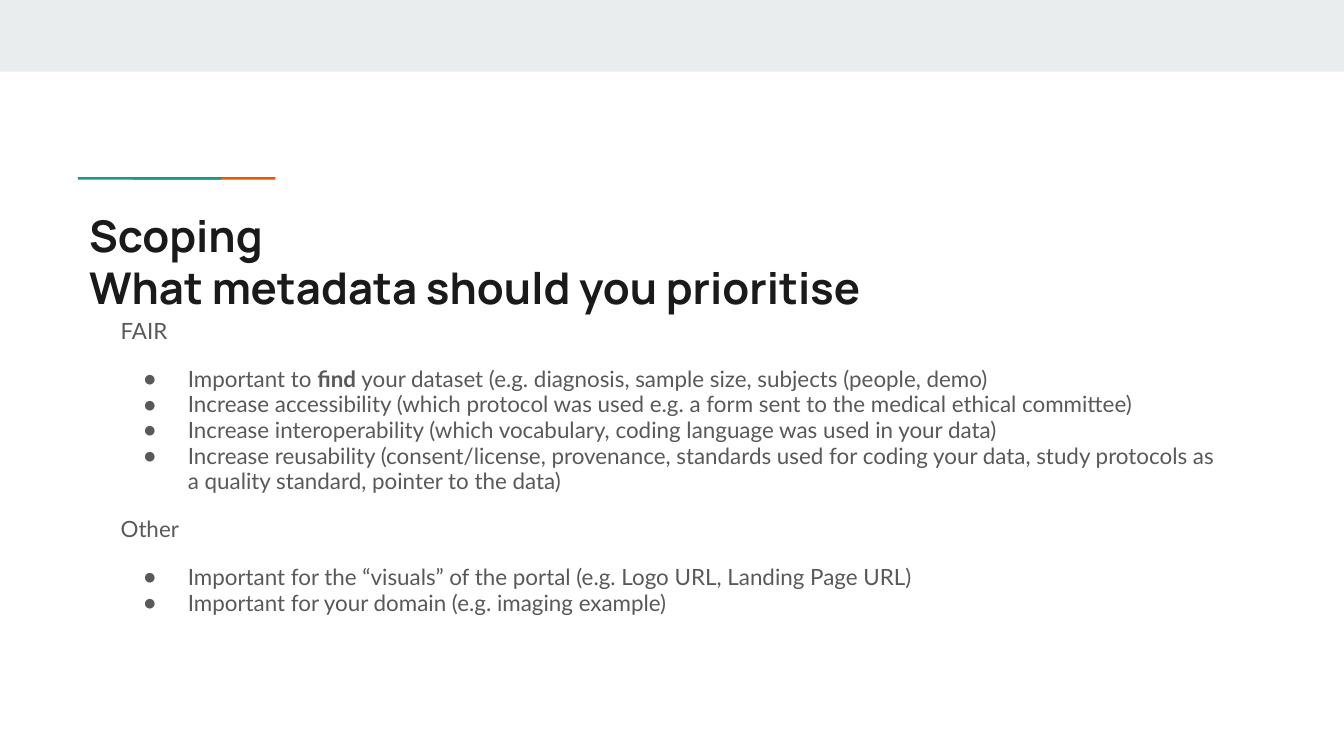
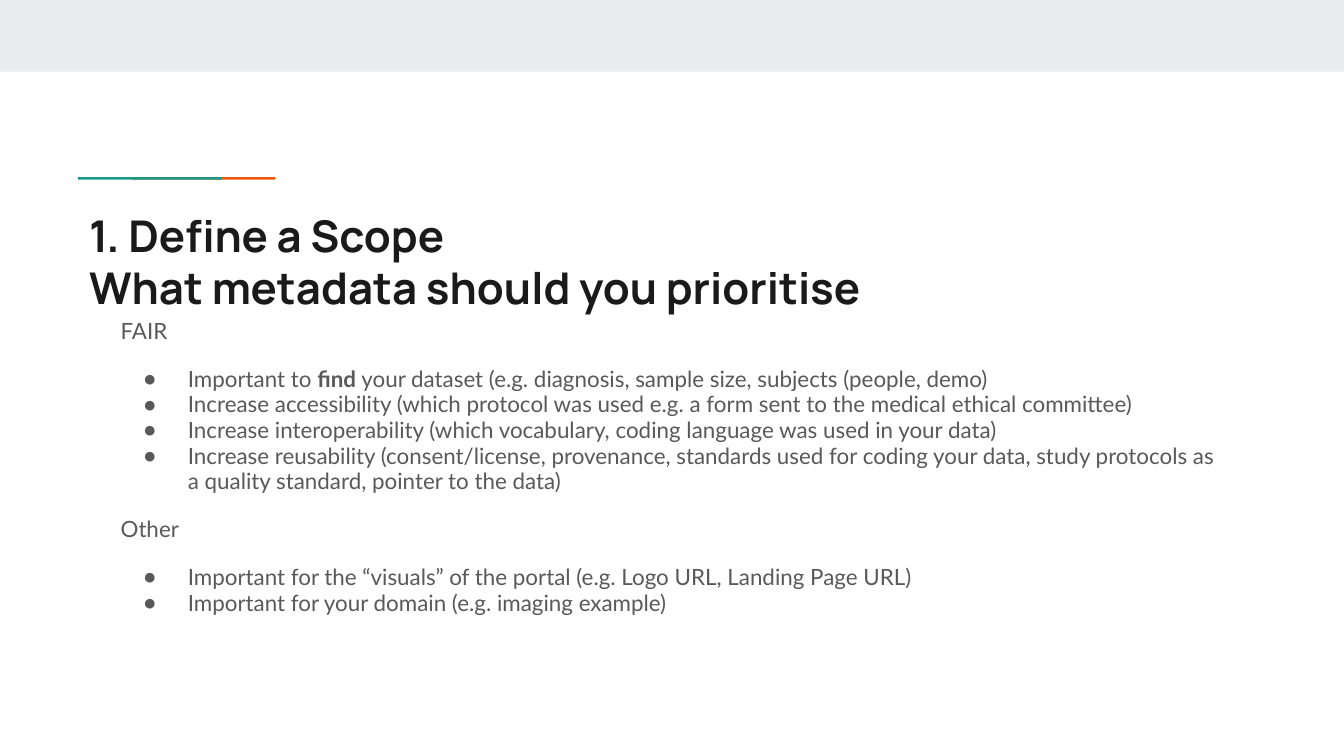
Before and after one commit to Health-RI/health-ri-metadata, a slide deck: slide 17 of Presentations/[DRAFT]HRI_Metadata_Schema_ImagingGroup_KickOff.pptx. Drawn at 1344x756 pixels with LibreOffice and Linux fonts; fonts in the diff are those of the drawing. Boxes give left, top, right and bottom in pixels: in the first picture for what was removed or moved away, otherwise in the second. Text is boxed around its words. In the diff, an @@ line names an element or a change of style, - is before the commit and + after.

```diff
--- a/Presentations/[DRAFT]HRI_Metadata_Schema_ImagingGroup_KickOff.pptx
+++ b/Presentations/[DRAFT]HRI_Metadata_Schema_ImagingGroup_KickOff.pptx
@@ title at [89,220,860,315]: text changed @@
-Scoping
-What metadata should you prioritise
+1. Define a Scope
+What metadata should you prioritise
```
Also in this commit, not shown: 10 other slides changed.
